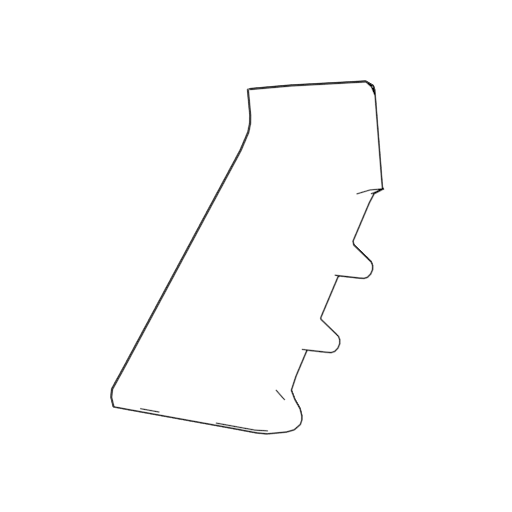
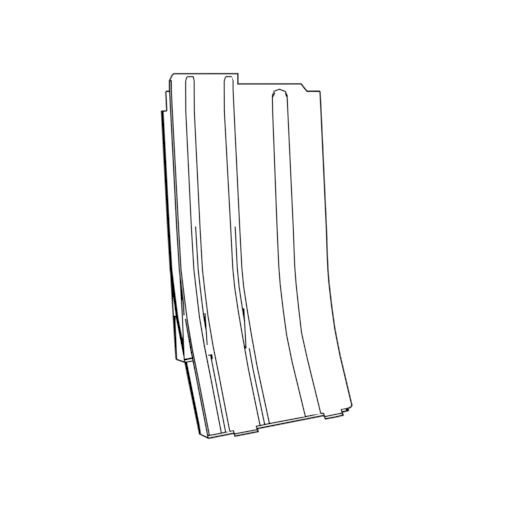
Layers edited between the first and the second 512 x 512 image:
added layer "15" above "grip_ergo" over bbox(160, 72, 353, 440)
hid "grip_ergo" over bbox(110, 80, 385, 435)
hid "grip_default" over bbox(110, 80, 384, 435)
hid "grip_skel" over bbox(110, 80, 384, 435)
